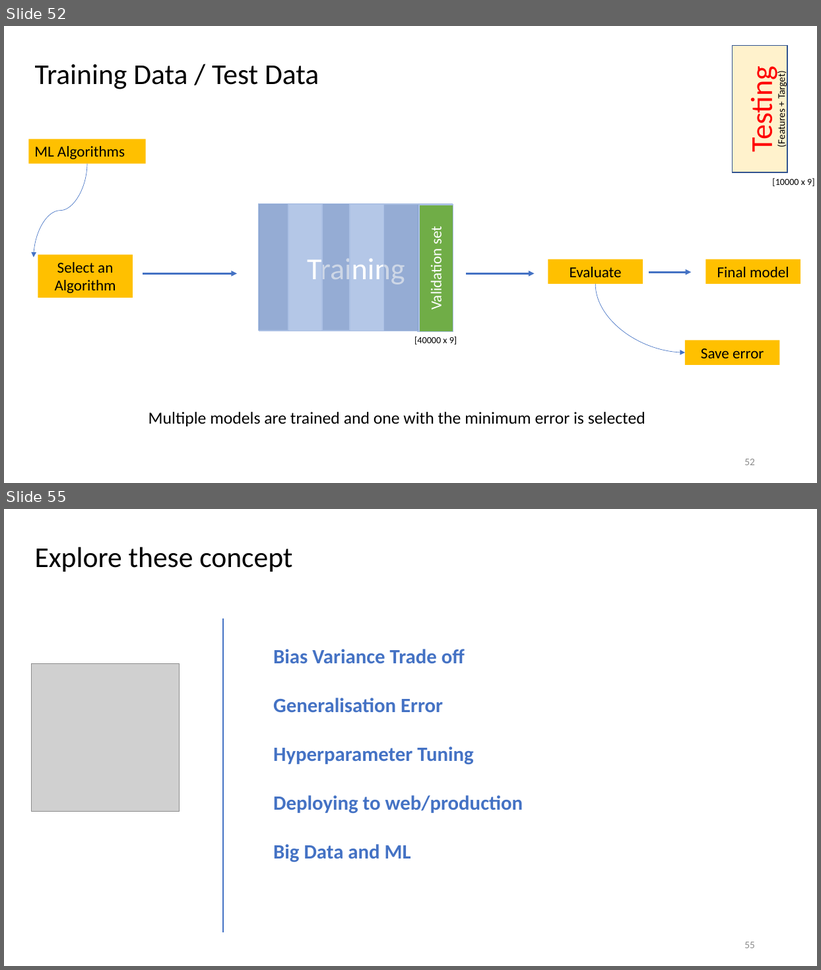
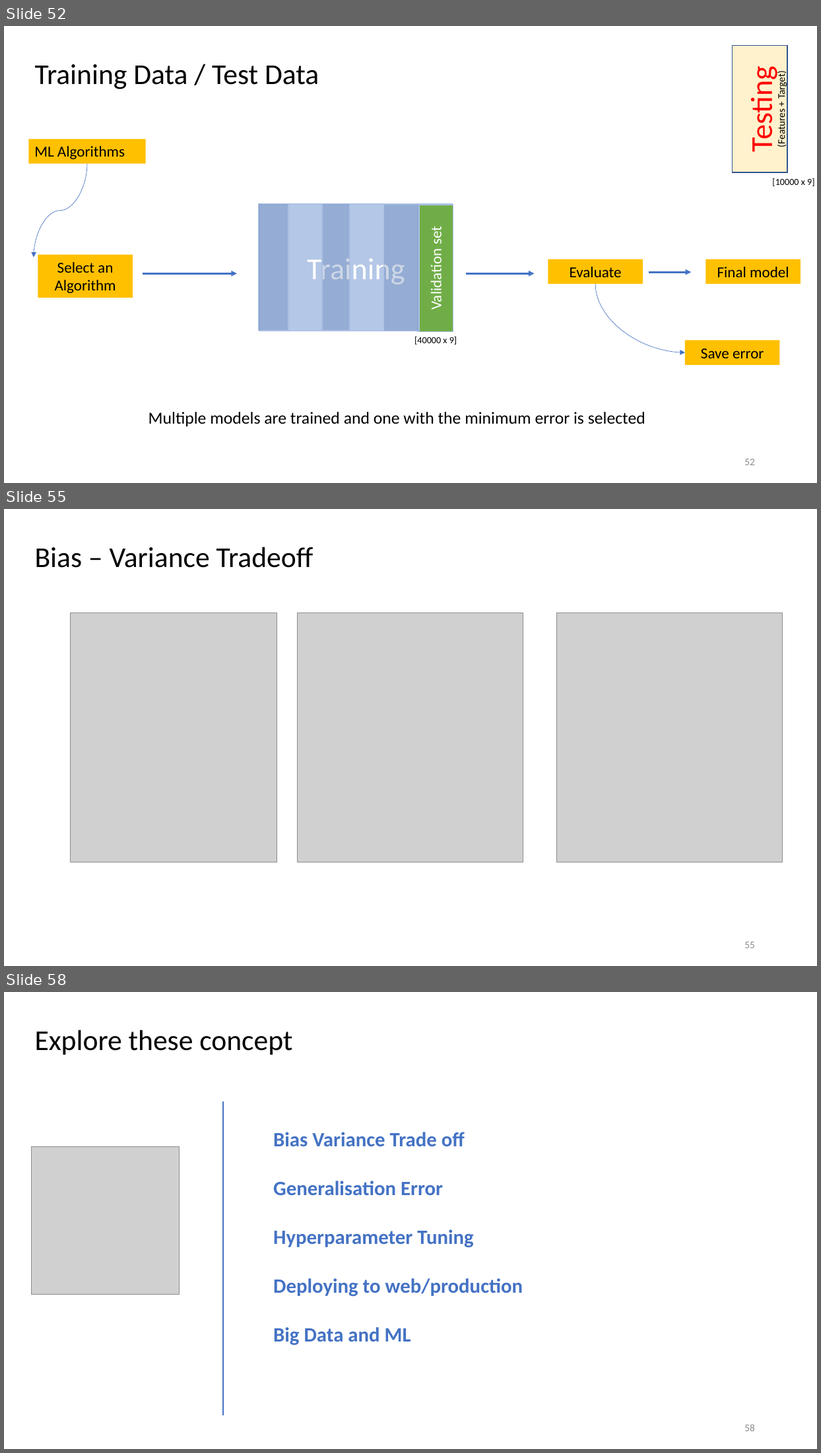
Before and after one commit to khemrajsawant/ML, a slide deck: Machine Learning.pptx. Shown one above the other, each under a label of ours: slides 52 and 55 before the commit, slides 52, 55 and 58 after it; the slides between them are not shown. The pictures are 821x970 and 821x1453 pixels, drawn with LibreOffice and Linux fonts; fonts in the diff are those of the drawing; grey boxes stand for pictures. Boxes give left, top, right and bottom in pixels: in the first picture for what was removed or moved away, otherwise in the second. Text is boxed around its words. In the diff, an @@ line names an element or a change of style, - is before the commit and + after.

```diff
--- a/Machine Learning.pptx
+++ b/Machine Learning.pptx
@@ slide 55 added at (4, 509, 817, 966), background #FFFFFF @@
@@ title added at (35, 547, 314, 568), 34 pt, text #000000 @@
+Bias – Variance Tradeoff
@@ picture added at (71, 613, 277, 862) @@
@@ picture added at (298, 613, 523, 862) @@
@@ picture added at (557, 613, 783, 862) @@
@@ page number added at (745, 942, 755, 949), 12 pt, text #8C8C8C @@
+55
@@ what was slide 55 is now slide 58 @@
@@ page number at (745, 1424, 755, 1432): text changed @@
-55
+58
```
Also in this commit, not shown: 1 slide changed, 4 other slides added.
